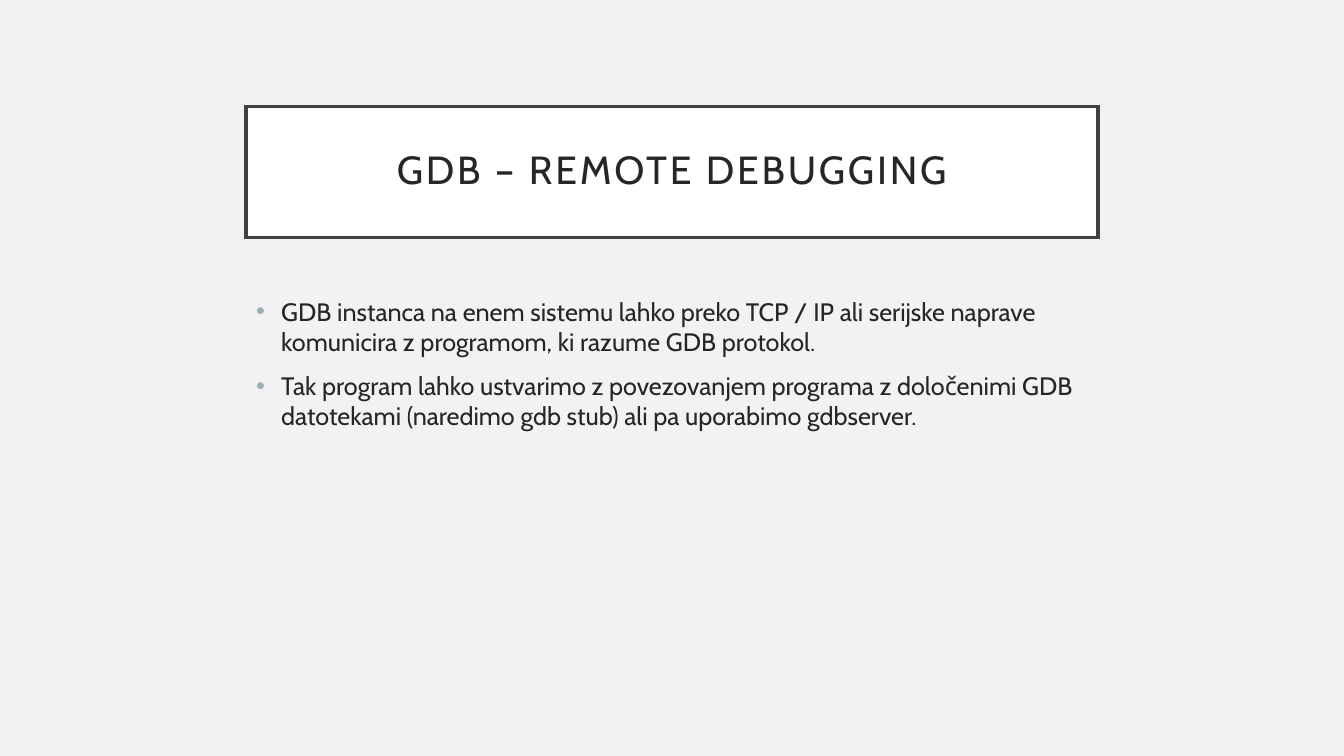
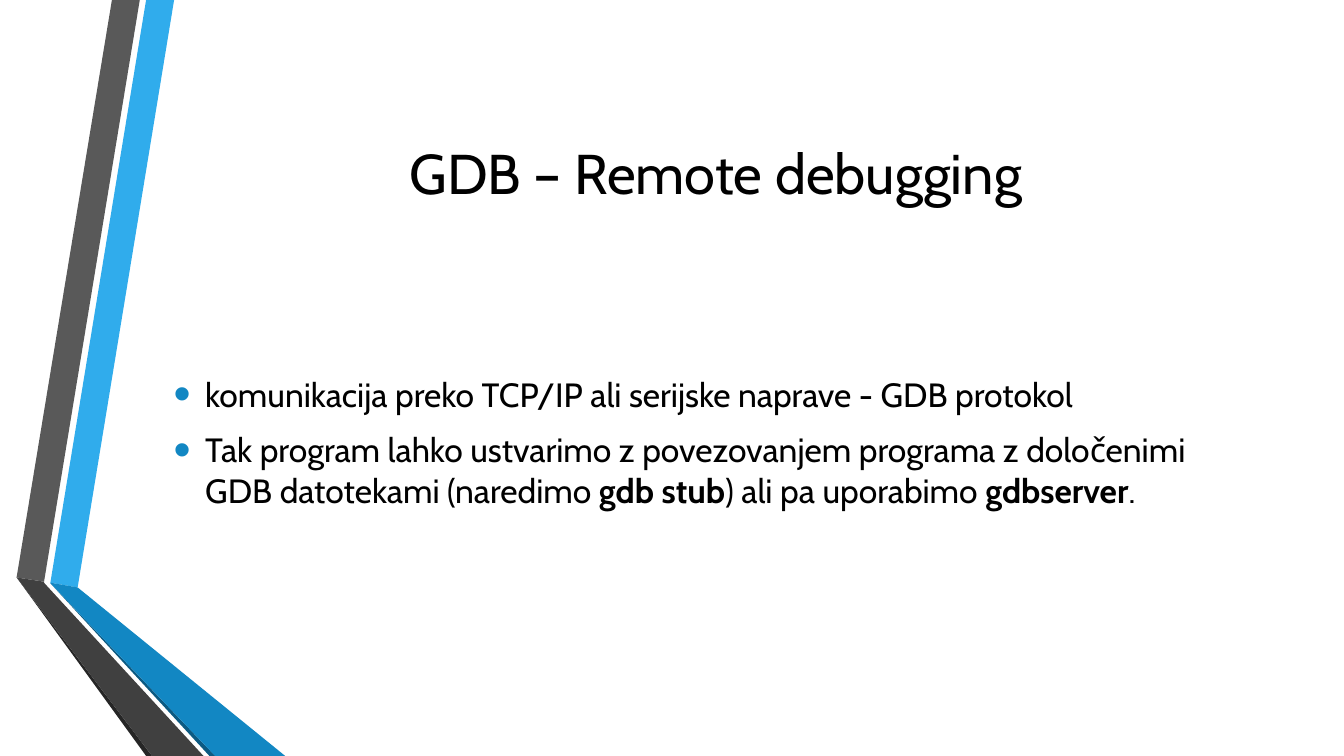
Before and after one commit to jakoberzar/razhroscevalniki, a slide deck: slide 8 of debuggers.pptx. Drawn at 1344x756 pixels with LibreOffice and Linux fonts; fonts in the diff are those of the drawing; background and template pictures are left out. Boxes give left, top, right and bottom in pixels: in the first picture for what was removed or moved away, otherwise in the second. Text is boxed around its words. In the diff, an @@ line names an element or a change of style, - is before the commit and + after.

Commit message:
Updated for HDH and added instructions for debugging xdebug.

```diff
--- a/debuggers.pptx
+++ b/debuggers.pptx
@@ background #F2F2F2 to picture (left out) @@
@@ title "GDB – Remote debugging": place and size @@
-title "GDB – Remote debugging" at <box>246,106,1098,237</box>
+title "GDB – Remote debugging" at <box>410,152,1022,207</box>
@@ title "GDB – Remote debugging" at <box>410,152,1022,207</box>: fill #FFFFFF to none; outline #404040 2.5 pt to none @@
@@ title at <box>410,152,1022,207</box>: text changed; size 28 to 40 pt; text colour #262626 to #000000 @@
-GDB – REMOTE DEBUGGING
+GDB – Remote debugging
@@ text "komunikacija preko TCP/IP ali serijske ...": place and size @@
-text "komunikacija preko TCP/IP ali serijske ..." at <box>281,302,1072,431</box>
+text "komunikacija preko TCP/IP ali serijske ..." at <box>205,381,1135,511</box>
@@ text "komunikacija preko TCP/IP ali serijske ..." at <box>205,381,1135,511</box>: vertical alignment top to middle @@
@@ text at <box>205,381,1073,415</box>: text changed; size 18 to 24 pt; text colour #262626 to #000000 @@
-• GDB instanca na enem sistemu lahko preko TCP / IP ali serijske naprave komunicira z programom, ki razume GDB protokol.
+• komunikacija preko TCP/IP ali serijske naprave - GDB protokol
@@ text at <box>205,436,1135,511</box>: size 18 to 24 pt, text colour #262626 to #000000 in "Tak program lahko ustvarimo z povezovanjem programa ..."; bold on in "gdb stub) gdbserver."; indent changed; bullet colour #9BAFB5 to #1287C3 @@
@@ group added at <box>16,0,285,756</box>: 6 freeform shapes @@
```
Also in this commit, not shown: 27 other slides changed, 3 slides added, 1 slide removed, 3 other files.
